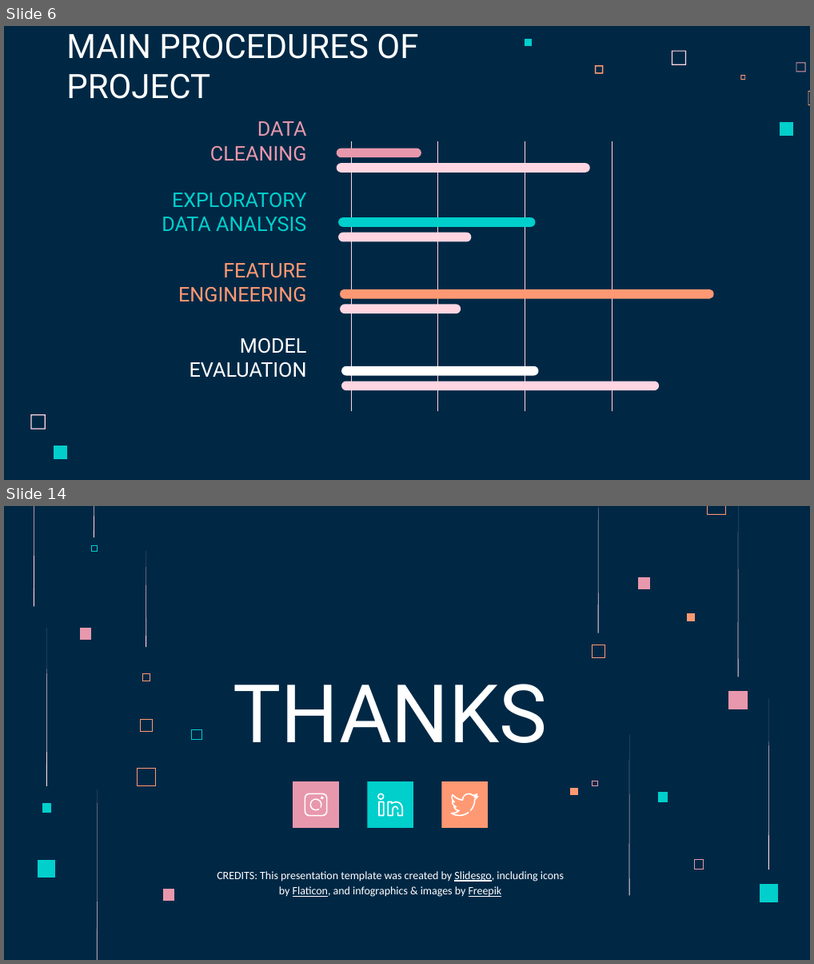
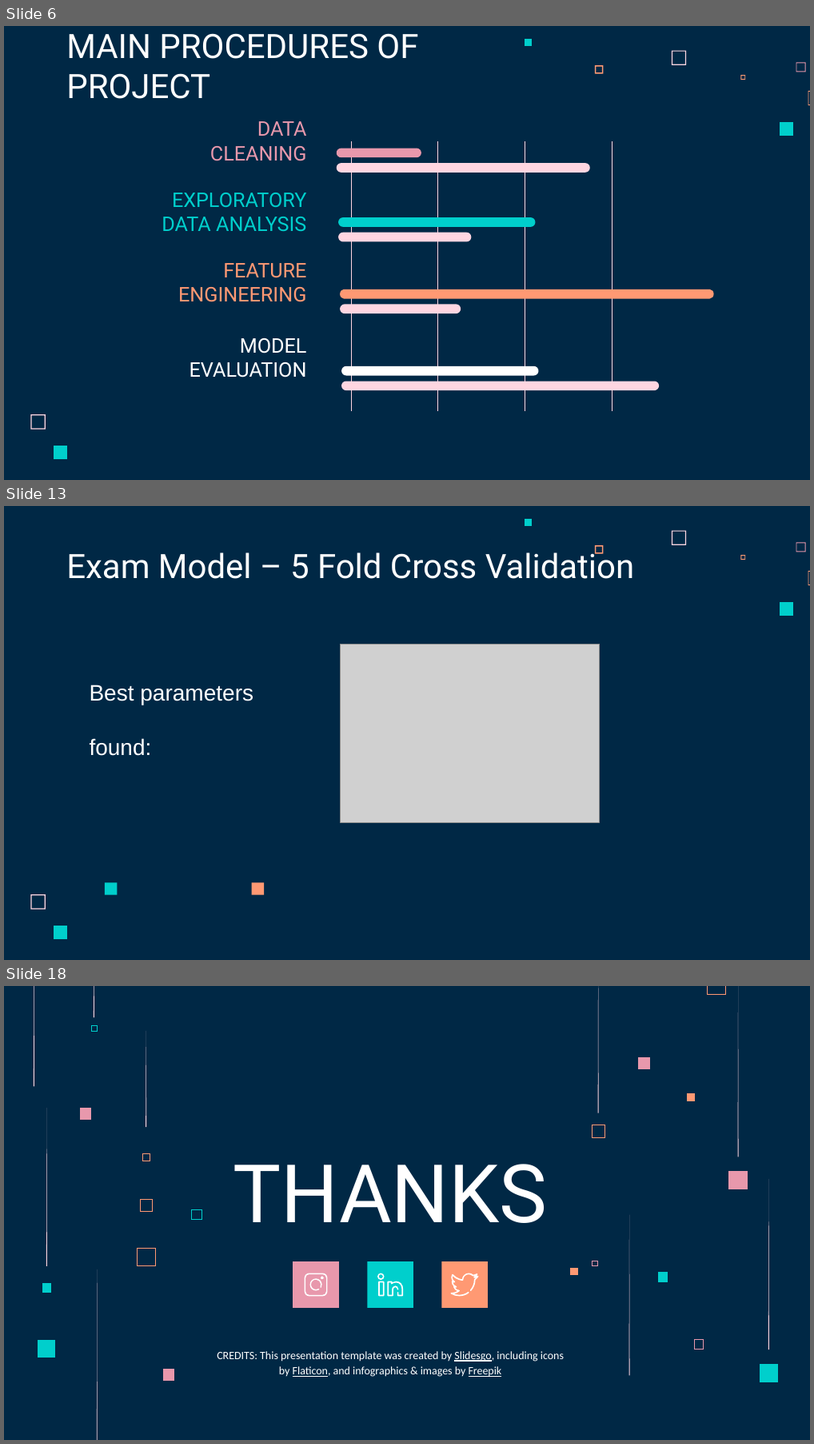
Before and after one commit to jakeye25/datascience, a slide deck: BCG case/Capstone Project Presentation.pptx. Shown one above the other, each under a label of ours: slides 6 and 14 before the commit, slides 6, 13 and 18 after it; the slides between them are not shown. The pictures are 814x964 and 814x1444 pixels, drawn with LibreOffice and Linux fonts; fonts in the diff are those of the drawing; grey boxes stand for pictures. Boxes give left, top, right and bottom in pixels: in the first picture for what was removed or moved away, otherwise in the second. Text is boxed around its words. In the diff, an @@ line names an element or a change of style, - is before the commit and + after.

```diff
--- a/BCG case/Capstone Project Presentation.pptx
+++ b/BCG case/Capstone Project Presentation.pptx
@@ slide 13 added at <box>4,506,810,960</box>, background #002845; not listed: 9 template elements that a slide beside it also shows @@
@@ title added at <box>66,548,634,579</box>, 30 pt, text #FFFFFF @@
+Exam Model – 5 Fold Cross Validation
@@ picture added at <box>340,644,600,822</box> @@
@@ text added at <box>90,684,254,756</box>, 20 pt, text #FFFFFF @@
+Best parameters
+found:
@@ rectangle added at <box>105,883,117,895</box>, fill #00CFCC @@
@@ rectangle added at <box>251,883,264,895</box>, fill #FF9973 @@
@@ what was slide 14 is now slide 18 @@
```
Also in this commit, not shown: 7 slides changed, 4 other slides added, 1 slide removed.
